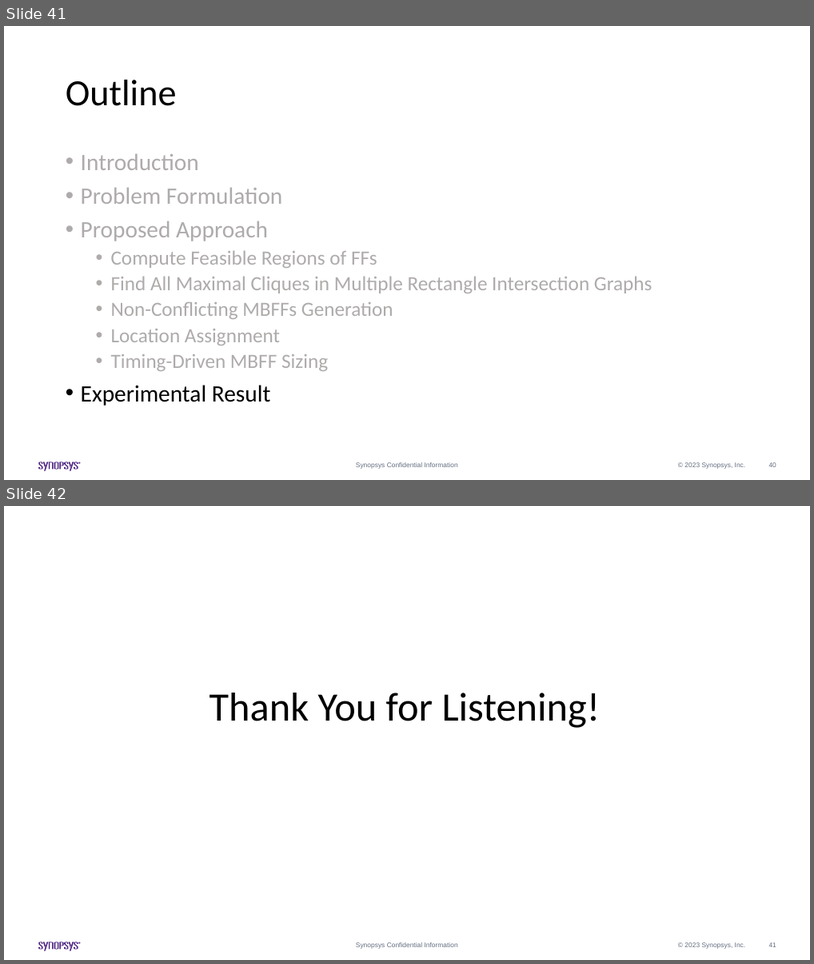
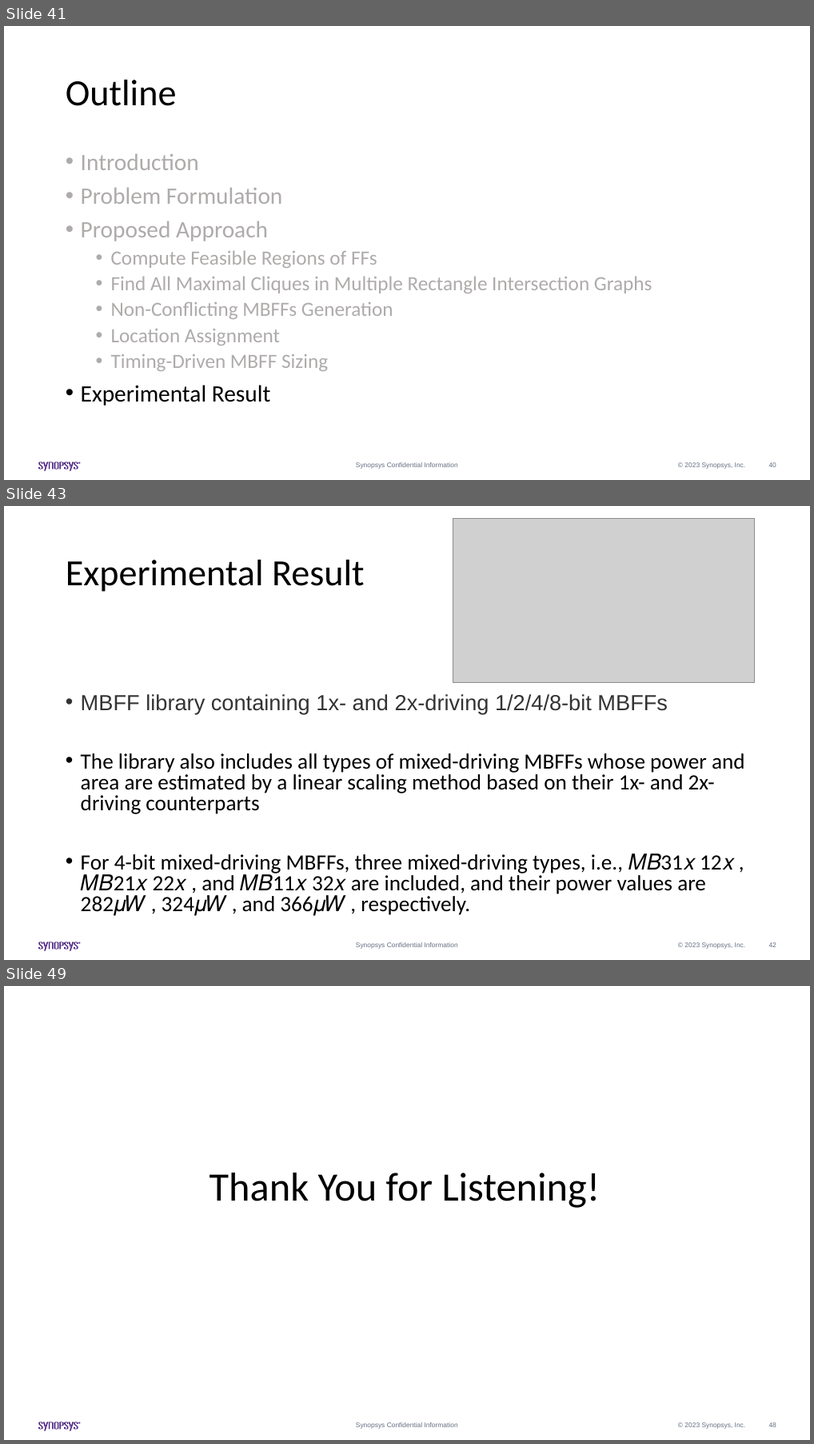
Before and after one commit to Pacific-Feng-Studuies/Studied-Papers, a slide deck: Synopsys Intern/Generation of Mixed-Driving Multi-Bit Flip-Flops for Power/Generation of Mixed-Driving Multi-Bit Flip-Flops for Power.pptx. Shown one above the other, each under a label of ours: slides 41 and 42 before the commit, slides 41, 43 and 49 after it; the slides between them are not shown. The pictures are 814x964 and 814x1444 pixels, drawn with LibreOffice and Linux fonts; fonts in the diff are those of the drawing; grey boxes stand for pictures. Boxes give left, top, right and bottom in pixels: in the first picture for what was removed or moved away, otherwise in the second. Text is boxed around its words. In the diff, an @@ line names an element or a change of style, - is before the commit and + after.

```diff
--- a/Synopsys Intern/Generation of Mixed-Driving Multi-Bit Flip-Flops for Power/Generation of Mixed-Driving Multi-Bit Flip-Flops for Power.pptx
+++ b/Synopsys Intern/Generation of Mixed-Driving Multi-Bit Flip-Flops for Power/Generation of Mixed-Driving Multi-Bit Flip-Flops for Power.pptx
@@ slide 43 added at [4,506,810,960], background #FFFFFF; not listed: 14 template elements that a slide beside it also shows @@
@@ picture added at [453,518,755,683] @@
@@ title added at [66,560,365,592], 44 pt, text #000000 @@
+Experimental Result
@@ text added at [81,694,746,915], 25.9 pt, text #000000 @@
+• MBFF library containing 1x- and 2x-driving 1/2/4/8-bit MBFFs
+• The library also includes all types of mixed-driving MBFFs whose power and area are estimated by a linear scaling method based on their 1x- and 2x-driving counterparts
+• For 4-bit mixed-driving MBFFs, three mixed-driving types, i.e., 𝑀𝐵31𝑥 12𝑥 , 𝑀𝐵21𝑥 22𝑥 , and 𝑀𝐵11𝑥 32𝑥 are included, and their power values are 282𝜇𝑊 , 324𝜇𝑊 , and 366𝜇𝑊 , respectively.
@@ what was slide 42 is now slide 49 @@
@@ page number at [770,1422,777,1427]: text changed @@
-41
+48
```
Also in this commit, not shown: 6 other slides added.
